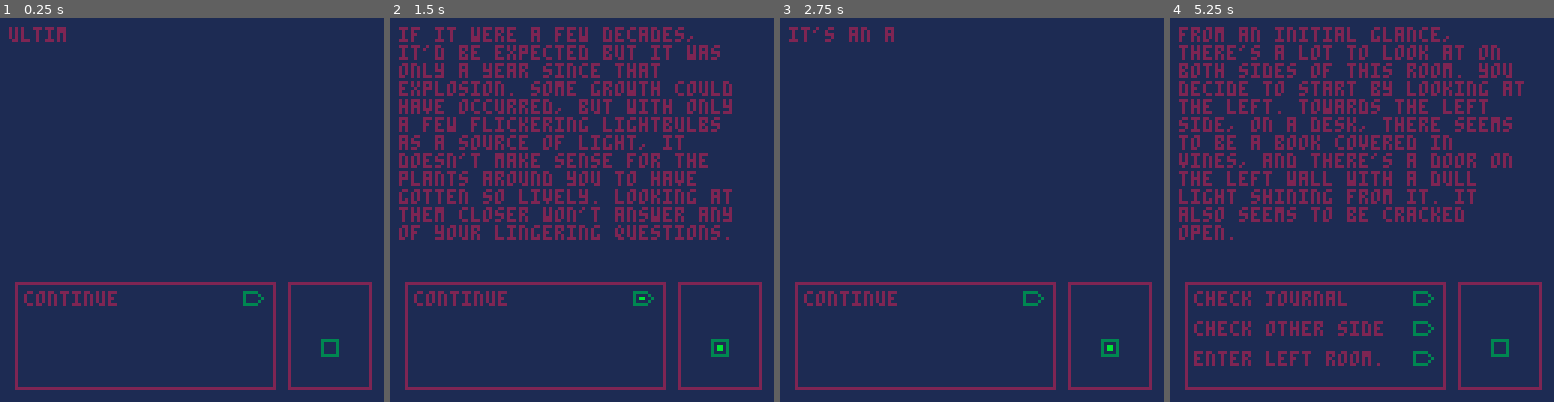
Above: before the commit, frames 1-4 (left to right).
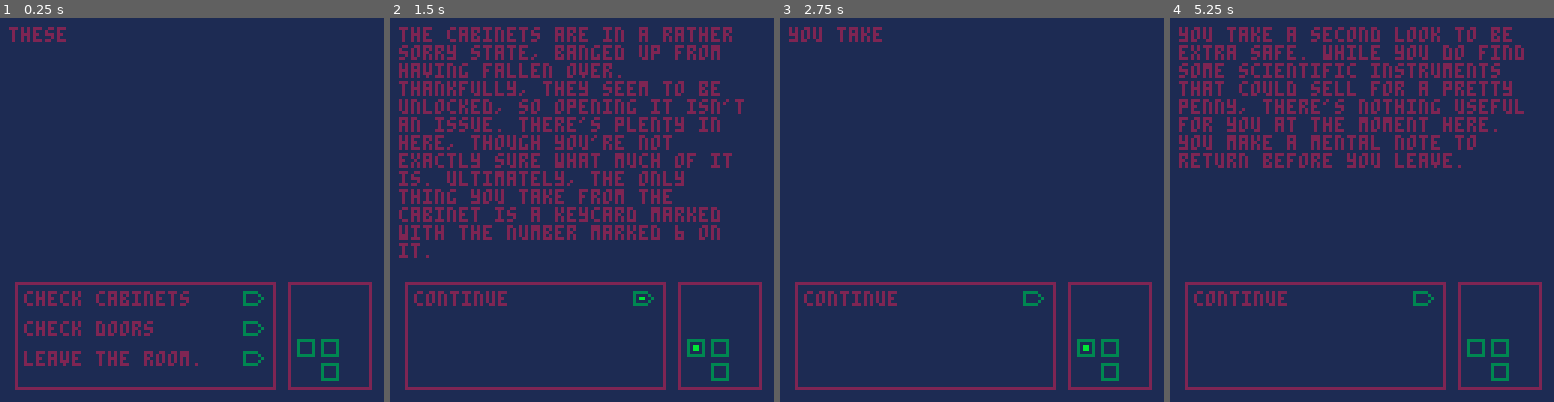
Above: after the commit, the same moments.

Repository: NeoTheSilent/A-Forgotten-Journal
Game: PICO-8 cartridge evastory.p8
The game is run twice, just before and just after one commit, with the same random seed, the same clock (stepped at 60 frames per second) and the same inputs.
Inputs:
- Up to frame 1 (0.25 s): no input
- Up to frame 2 (1.5 s): tap X (X key) at 0.33, 1.07 s; tap O (Z key) at 0.7 s
- Up to frame 3 (2.75 s): tap O (Z key) at 1.7, 2.1, 2.5 s; tap X (X key) at 1.85 s; hold Up 2.15-2.42 s
- Up to frame 4 (5.25 s): tap O (Z key) every 0.4 s from 2.9 to 4.9 s; tap X (X key) at 2.97, 4.08, 5.2 s; hold Down 3.63-3.97 s; hold Up 4.73-5.03 s

The runs differ from the first frame. In frame 1, 2.6% of the frame differs, in the area x 2-89%, y 2-95%; in frame 2, 14%; in frame 3, 0.7%; in frame 4, 16%, in the area x 2-93%, y 2-95%.

Commit message:
v1.10
v1.10 - Added Room 4 functionality, and added logic for the Doors of Room 5 to properly "remember" if you've tried either door 4 or door 6. I'll need to condense and make it cleaner, but it works for now. Room 5 should hopefully have been the hardest room in the game to deal with, considering how you have to move through it. Only Room 9, 11 and 12 should pose issues in this manner as other rooms are self contained. Flipped the map so it accurately depicted how the map should look.

Diff:
--- a/evastory.p8
+++ b/evastory.p8
@@ -6,7 +6,7 @@
 		//info for the player
 		player = {}
 				--default is 2
-			 player.room  = 5
+			 player.room  = 4
 		bugtest = false
 
 		--[[
@@ -23,9 +23,14 @@
 		pico8 specifically.
 		]]--
 		direction = "left"
+		--located in room2
 		key1=0
+		--located in room 4
+		key2=0
+		--located in room 5
 		journal1=0
 		computer1=0
+		door6=0
 
 		--[[
 		it's important to know which
@@ -34,7 +39,7 @@
 		learn which rooms we've already
 		been in.
 		]]--
-		visitedroom={0,0,0,0,0,0,0,0,0}
+		visitedroom={0,1,0,1,1,0,0,0,0}
 		visitedsub ={
 				{},
 				{0,0,0},
@@ -112,8 +117,33 @@
 					},
 					//room 4 information
 					{
-							dialogue = {"nothing"},
-							choice = {"nothing"}
+							dialogue = {
+							"it seemed that this room had quite a few rather odd looking plants inside, they almost seemed to glow with vibrancy. furthermore, there were certainly a few computers in here and storage cabinets. though, with the computers, they seemed to be non operational. the odd looking plants were locked away in glass containers, almost like it was meant for observation.",
+							"as you walk in, a small alarm goes off. it was barely audible, and after a few moments the sprinklers in the room go off, letting a very gentle mist of water into the room. it certainly wouldn't put out any fires, but it'd at least water the plants that had taken root in here.",
+							"if nothing else, it wouldn't hurt to take a look around this room. with some luck, perhaps something valuable could be found, or at least some sort of clue to help you understand what happened. you can't exactly go back empty handed now... you're doing this for your sister after all. if you can't find anything here...",
+							"these thoughts won't help you now. gently slapping your own cheeks, you regain the confidence to continue searching."
+							},
+							choice = {
+									"check cabinets",
+									"check doors",
+									"leave the room."
+							},
+							followupchoice = {
+									{
+									"the cabinets are in a rather sorry state, banged up from having fallen over. thankfully, they seem to be unlocked, so opening it isn't an issue. there's plenty in here, though you're not exactly sure what much of it is. ultimately, the only thing you take from the cabinet is a keycard marked with the number marked 6 on it.",
+									"you take a second look to be extra safe. while you do find some scientific instruments that could sell for a pretty penny, there's nothing useful for you at the moment here. you make a mental note to return before you leave."
+									},
+									{
+									"you look throughout the broken room. there's a lot to take in, such as the plant life that has won its battle against the odds and found life inside this broken room.",
+									"after spending a few minutes scavenging the place, its clear that anything of value or importance is likely already gone, taken by any who had already come before you.",
+									"if nothing else, you had some fun while you were doing it, so it's not like this was a complete waste.",
+									"you check around again, but there's still not much of note."
+									},
+									{
+									"you walk out of the room, careful not to bump into anything on the way out. as you step through the door, you're careful to leave it open slightly, on the off chance that closing it could get the door stuck.",
+									"",
+									}
+							}
 					},
 					//room 5 information
 					{
@@ -140,8 +170,8 @@
 									"you look back to the otherside, to see if you missed anything. it's not like taking a closer look will hurt."
 									},
 									{
-									"choice 3",
-									"choice 3 pt 2"
+									"you open the door slowly. it resists slightly, though it comes as little surprise considering the state of the room. it's a miracle that something hadn't fallen over and blocked the door after all. you look inside the room.",
+									""
 									},
 							}
 					},
@@ -256,7 +286,7 @@
 sprite to show it.]]--
 						if temp==player.room
 						then
-							spr(blinkmap[swapblinkstate],122-(8*j),114-(8*i))
+							spr(blinkmap[swapblinkstate],90+(8*j),114-(8*i))
 --[[alternatively, if the player
 isn't in the room, we show off
 if the room is discovered by seeing
@@ -267,7 +297,7 @@
 exists yet.]]--
 						elseif room[(temp)]==1 and visitedroom[temp]==1
 						then
-								spr(001,122-(8*j),114-(8*i))
+								spr(001,90+(8*j),114-(8*i))
 						end
 				end
 		end
@@ -666,8 +696,62 @@
 								visitedsub[2][3] = 0
 						end
 				end
+		--[[
+		room 3
+		intentionally omitted, due
+		to the facility's layout
+		not showing one.
+
+ 	elseif player.room == 3
+		then
+				if selectedchoice == 1
+				then
+
+				if selectedchoice == 2
+				then
+
+				if selectedchoice == 3
+				then
+
+
+		]]--
+		--[[
+		room 4
+		]]--
+		elseif player.room == 4
+		then
+				if selectedchoice == 1
+				then
+						key2 = 1
+				end
+
+				if selectedchoice == 2
+				then
+				end
+
+				if selectedchoice == 3
+				then
+						visitedsub[4][3] = 0
+						story[5].dialogue[6] = "this observation room seems to be no different than when you had left it a few minutes ago. you carefully walk through the room, avoiding stepping on any vines while you consider your options."
+				  story[5].followupchoice[3] =
+							{
+					    "thinking that you may have missed something, you decide to check out the room on the left one more time, walking in slowly and carefully.",
+					    "",
+					  }
+						player.room = 5
+				end
+
+		--[[
+	 room 5
+		]]--
 		elseif player.room == 5
 		then
+				--[[
+				we are marking that the
+				player has checked these
+				locations if they actually
+				check them.
+				]]--
 				if selectedchoice == 1
 				then
 						if direction == "right"
@@ -722,16 +806,74 @@
 										"you check the computers, but it seems that they're broken. they won't turn on, no matter what you press. considering that the room has a number of puddles, this doesn't come as a huge surprise.",
 										"you check again to see if the computers might have somehow started working, but they're still unresponsive.",
 								}
+								--[[
+								acess to room 6
+								we must switch sides
+								to go to the next room
+								so after leaving room 4
+								this check should always
+								happen
+								]]--
+								if key2 == 1
+								then
+										visitedsub[5][3] = 0
+										story[5].followupchoice[3] =
+										{
+												"you take the new keycard from your pocket and swipe it through the scanner. after a few moments, it lets out a positive sounding beep as the light above the door as well as the scanner flashes green, and the sound of a mechanism unlocking can be heard. it's unlocked now, and all that's left to do now is enter the door.",
+											 "",
+										}
+								else
+										if door6 == 0
+										then
+												visitedsub[5][3] = 0
+										end
+										story[5].followupchoice[3] =
+										{
+												"the door on the right side seems to be fully intact. a red light is present above the door. furthermore, there seems to be a card scanner to the right. you try using the card that you found upstairs, swiping it through. the scanner flashes red and lets out a negative beep. it seems this won't work, you'll have to find a new card.",
+												"you swipe through the card again, to see if maybe you had done it incorrectly. the scanner rejects this attempt as well. you try once more for good measure, but the scanner flashes red once again. this isn't going to work, in all likelyhood."
+										}
+								end
+
 								story[5].choice[3] = "enter right room"
 								direction = "right"
 								return true
 						elseif direction == "right"
 						then
+								--[[
+								ensuring that checks
+								from one side of the
+								room don't affect the
+								other side.
+								]]--
 								if journal1 == 0
 								then
 										visitedsub[5][1] = 0
 								else
 										visitedsub[5][1] = 1
+								end
+								--[[
+								the best way to check
+								if we've entered a room
+								before is by using
+								visitedroom. thus,
+								we can use that to
+								set the correct dialogue
+								each time we switch.
+								]]--
+								visitedsub[5][3] = 0
+								if visitedroom[4] == 0
+								then
+										story[5].followupchoice[3] =
+								  {
+								    "you open the door slowly. it resists slightly, though it comes as little surprise considering the state of the room. it's a miracle that something hadn't fallen over and blocked the door after all. you look inside the room.",
+								    "",
+								  }
+								else
+								  story[5].followupchoice[3] =
+								  {
+								    "thinking that you may have missed something, you decide to check out the room on the left one more time, walking in slowly and carefully.",
+								    "",
+								  }
 								end
 								story[5].dialogue[6] =	"as you look on the left side. on a desk, there seems to be a book covered in vines, and there's a door on the left wall with a dull light shining from it. it also seems to be cracked open."
 								story[5].choice[1] = "check journal"
@@ -769,7 +911,11 @@
 								player.room = 4
 						elseif direction == "right"
 						then
-								player.room = 6
+								if key2 == 1
+								then
+										player.room = 6
+								end
+								door6 = 1
 						end
 				end
 		end
